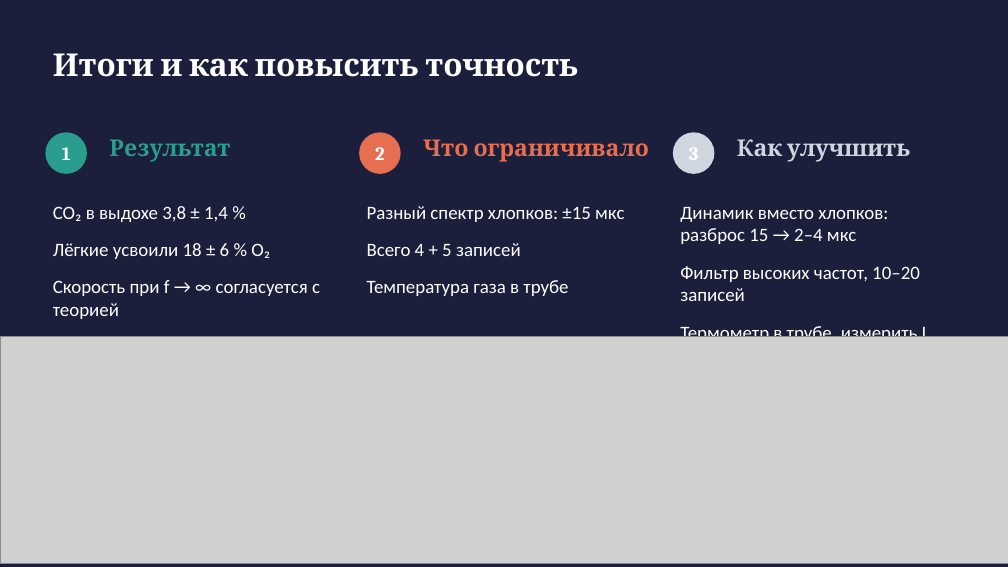
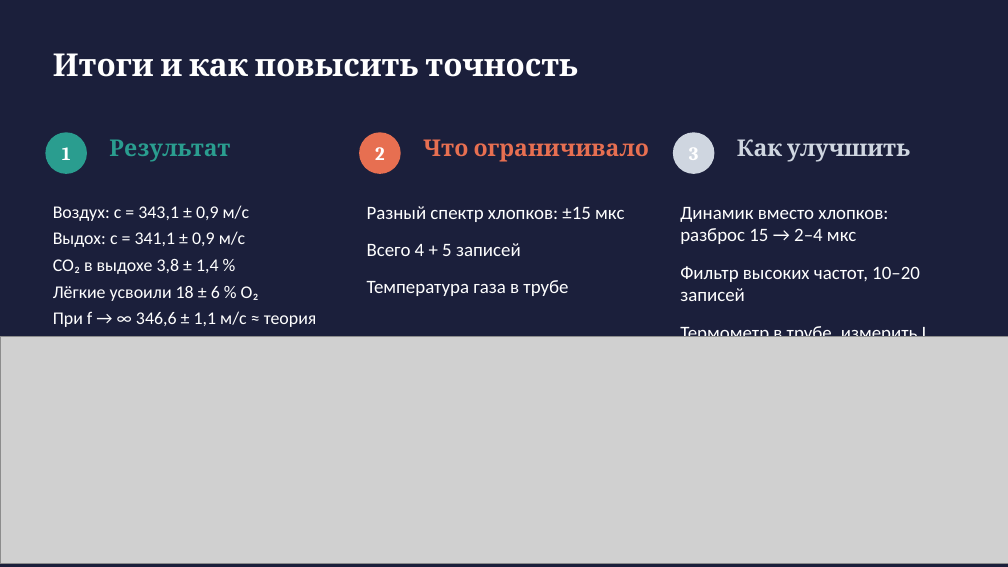
Before and after one commit to Zemiiil/sound-velocity, a slide deck: slide 12 of sound/report/sound-presentation.pptx (slide 11 before the commit). Drawn at 1008x567 pixels with LibreOffice and Linux fonts; fonts in the diff are those of the drawing; grey boxes stand for pictures. Boxes give left, top, right and bottom in pixels: in the first picture for what was removed or moved away, otherwise in the second. Text is boxed around its words. In the diff, an @@ line names an element or a change of style, - is before the commit and + after.

```diff
--- a/sound/report/sound-presentation.pptx
+++ b/sound/report/sound-presentation.pptx
@@ text at bbox=[53, 205, 250, 247]: paragraphs added @@
+Воздух: c = 343,1 ± 0,9 м/с
+Выдох: c = 341,1 ± 0,9 м/с
@@ text at bbox=[53, 259, 259, 301]: size 18 to 17 pt in "CO₂ в выдохе 3,8 ± 1,4 %", "Лёгкие усвоили 18 ± 6 % O₂"; less space between paragraphs @@
@@ text at bbox=[53, 311, 317, 327]: text changed; size 18 to 17 pt @@
-Скорость при f → ∞ согласуется с теорией
+При f → ∞ 346,6 ± 1,1 м/с ≈ теория
```
Also in this commit, not shown: 1 other slide changed, 2 slides added, 1 slide removed, 1 other file.
